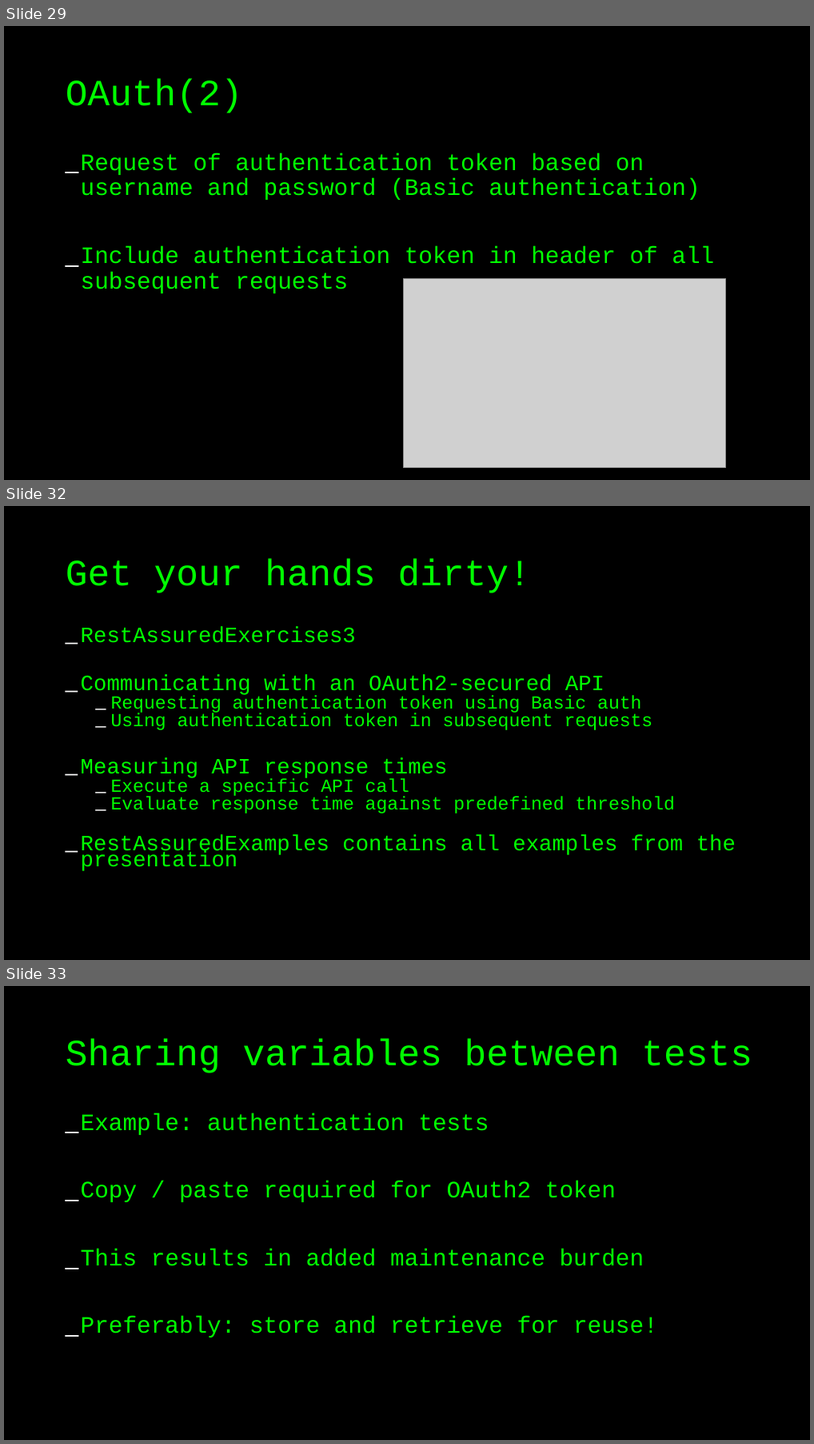
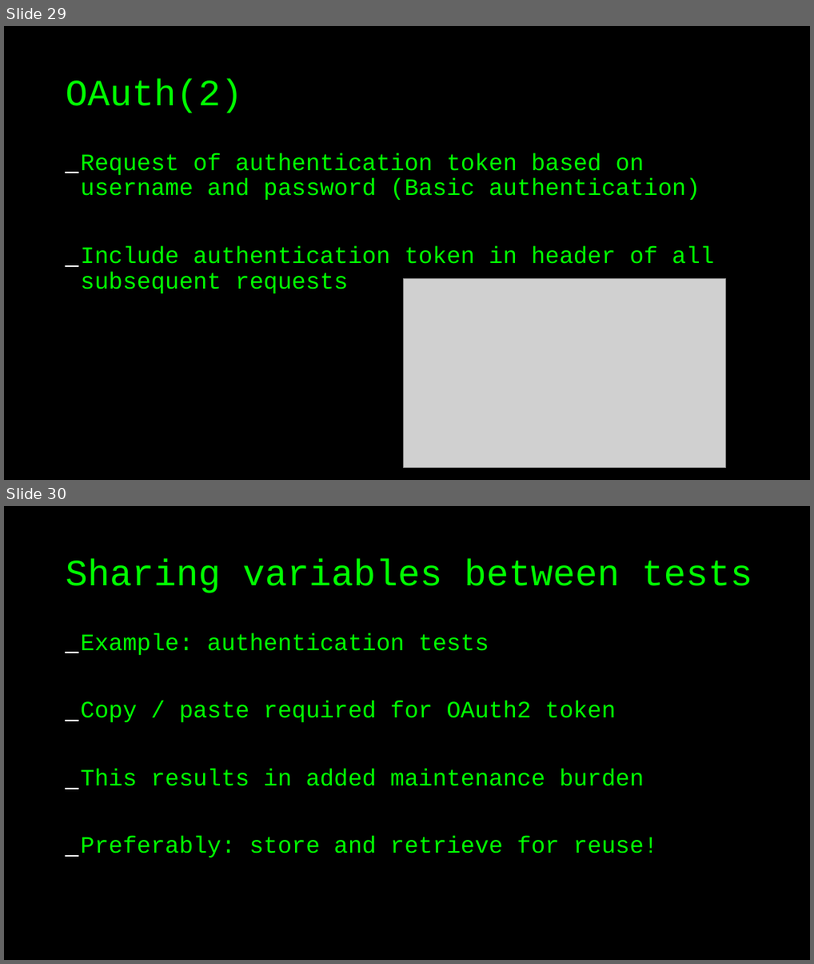
Before and after one commit to basdijkstra/rest-assured-workshop, a slide deck: RestAssuredWorkshop.odp. Shown one above the other, each under a label of ours: slides 29, 32 and 33 before the commit, slides 29 and 30 after it; the slides between them are not shown. The pictures are 814x1444 and 814x964 pixels, drawn with LibreOffice and Linux fonts; fonts in the diff are those of the drawing; grey boxes stand for pictures. Boxes give left, top, right and bottom in pixels: in the first picture for what was removed or moved away, otherwise in the second. Text is boxed around its words. In the diff, an @@ line names an element or a change of style, - is before the commit and + after.

Commit message:
Reviewed exercises series 5, saved slides in different formats

```diff
--- a/RestAssuredWorkshop.odp
+++ b/RestAssuredWorkshop.odp
@@ slide 32 removed at box(4, 506, 810, 960), background #000000 @@
@@ title removed at box(66, 560, 531, 593) @@
-Get your hands dirty!
@@ text removed at box(81, 627, 736, 871) @@
-_ RestAssuredExercises3
-_ Communicating with an OAuth2-secured API
-  _ Requesting authentication token using Basic auth
-  _ Using authentication token in subsequent requests
-_ Measuring API response times
-  _ Execute a specific API call
-  _ Evaluate response time against predefined threshold
-_ RestAssuredExamples contains all examples from the presentation
@@ what was slide 33 is now slide 30 @@
```
Also in this commit, not shown: 18 slides changed, 3 slides added, 5 other slides removed, 8 other files.
